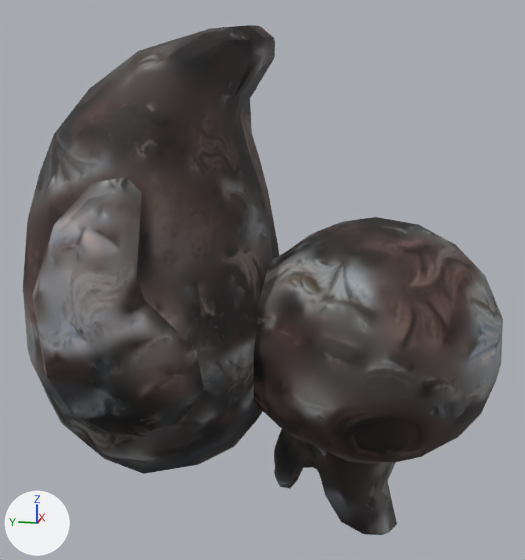
An edit to the glTF model demos/janus/data/models/duck/duck.gltf, drawn before and after from the same camera.
The view is the same before and after, from a camera (50 mm lens) standing at (-5.47, -1.46, 1.56) and looking at (-0.01, -0.37, 0.2). Lighting does not change. The marker at lower left points along +X, +Y and +Z. The first picture is the older version. Where no turn or scale is listed for an object, it has been applied to the vertices.

Before the edit, the objects in view are built like this:
```python
mat_material = principled_material('Material')
mat_material.texture = img_diffuse
mat_material.roughness = 0.717
me_duck = bpy.data.meshes.new('duck')
me_duck.from_pydata(...)  # 767 vertices, 1524 faces; spans x -1.57..1.57, y -2.21..1.17, z -1.86..2.1
me_duck.materials.append(mat_material)  # picture img_diffuse
ob_duck = bpy.data.objects.new('duck', me_duck)
ob_duck.location = (0.0, 0.0, 0.0)
```
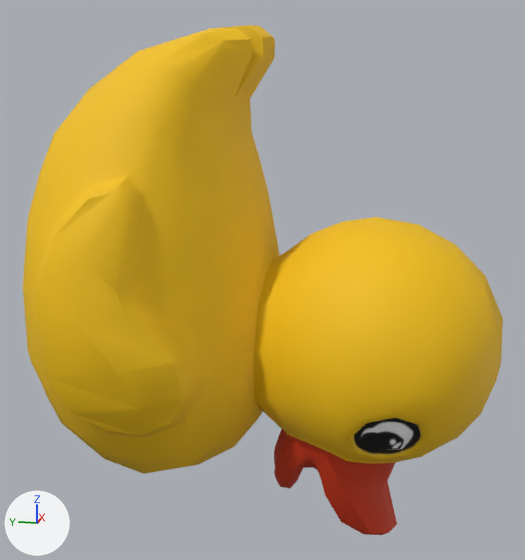
The change, as JSON lines over the scene's bpy script:
```json
{"op": "add", "block": "img_base", "code": ["img_base = load_image('base', 'textures/base.webp', 1024, 1024, 'sRGB')"]}
{"op": "set", "path": "mat_material.texture", "old": "img_diffuse", "new": "img_base"}
```

Pixel boxes (x1, y1, x2, y2) of what changed, in the pictures (525 x 560 px):
```json
{"object": "duck", "change": "surface changed", "before": [23, 25, 503, 535], "after": [23, 25, 503, 535], "on screen": "grey to yellow"}
```
